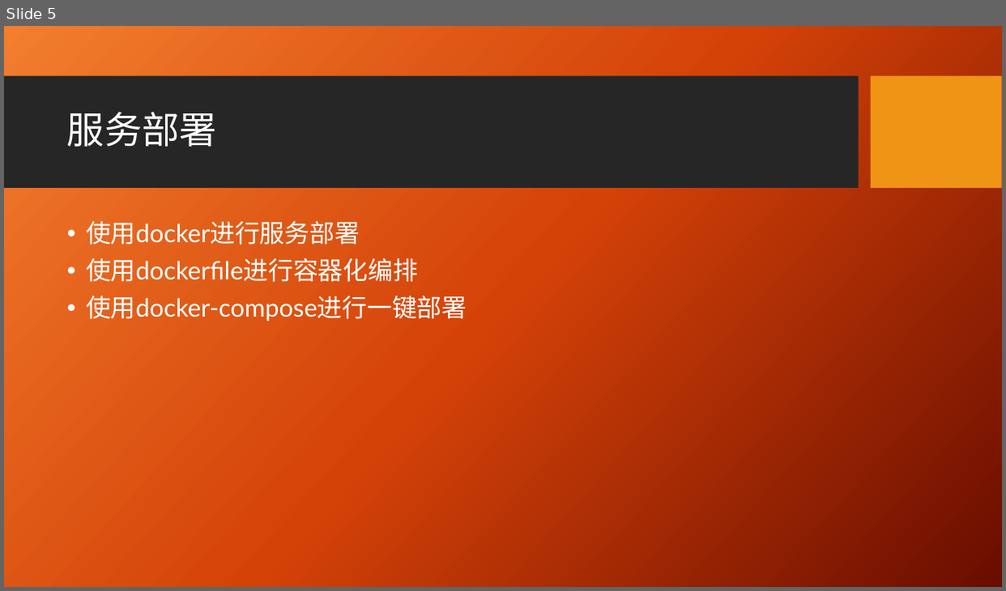
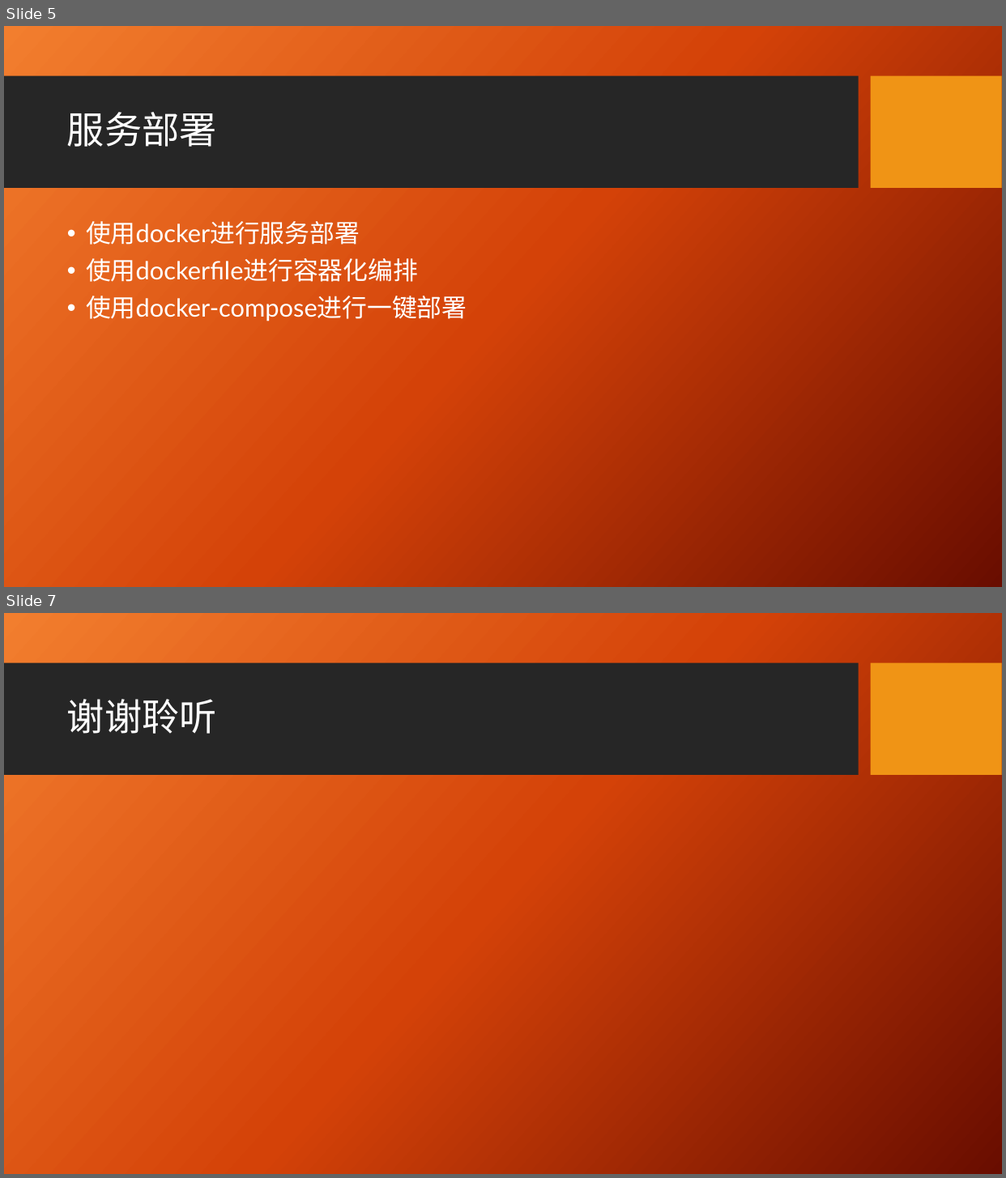
Before and after one commit to xiaowenhaohub/cjxy-cloud, a slide deck: docs/毕业答辩.pptx. Shown one above the other, each under a label of ours: slide 5 before the commit, slides 5 and 7 after it; the slides between them are not shown. The pictures are 1006x591 and 1006x1178 pixels, drawn with LibreOffice and Linux fonts; fonts in the diff are those of the drawing; background and template pictures are left out. Boxes give left, top, right and bottom in pixels: in the first picture for what was removed or moved away, otherwise in the second. Text is boxed around its words. In the diff, an @@ line names an element or a change of style, - is before the commit and + after.

```diff
--- a/docs/毕业答辩.pptx
+++ b/docs/毕业答辩.pptx
@@ slide 7 added at <box>4,613,1002,1174</box>, background picture (left out); not listed: 2 template elements that a slide beside it also shows @@
@@ title added at <box>67,699,217,734</box>, 36 pt, text #FFFFFF @@
+谢谢聆听
```
Also in this commit, not shown: 5 slides changed, 10 other files.
